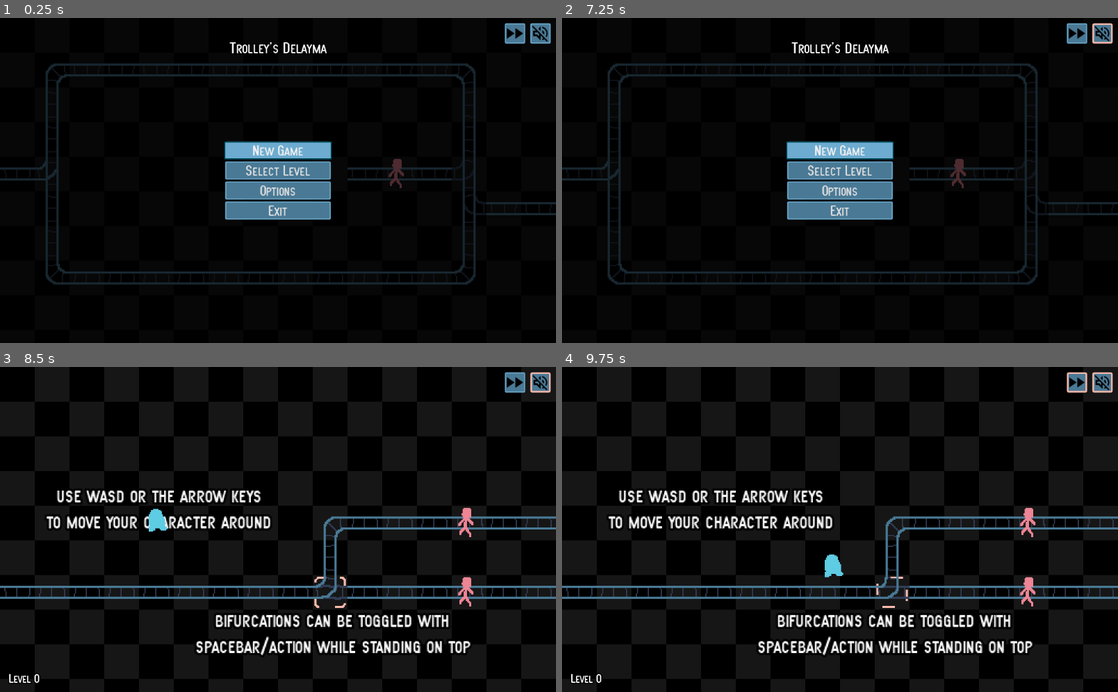
Above: before the commit, frames 1-4 (two rows, left to right).
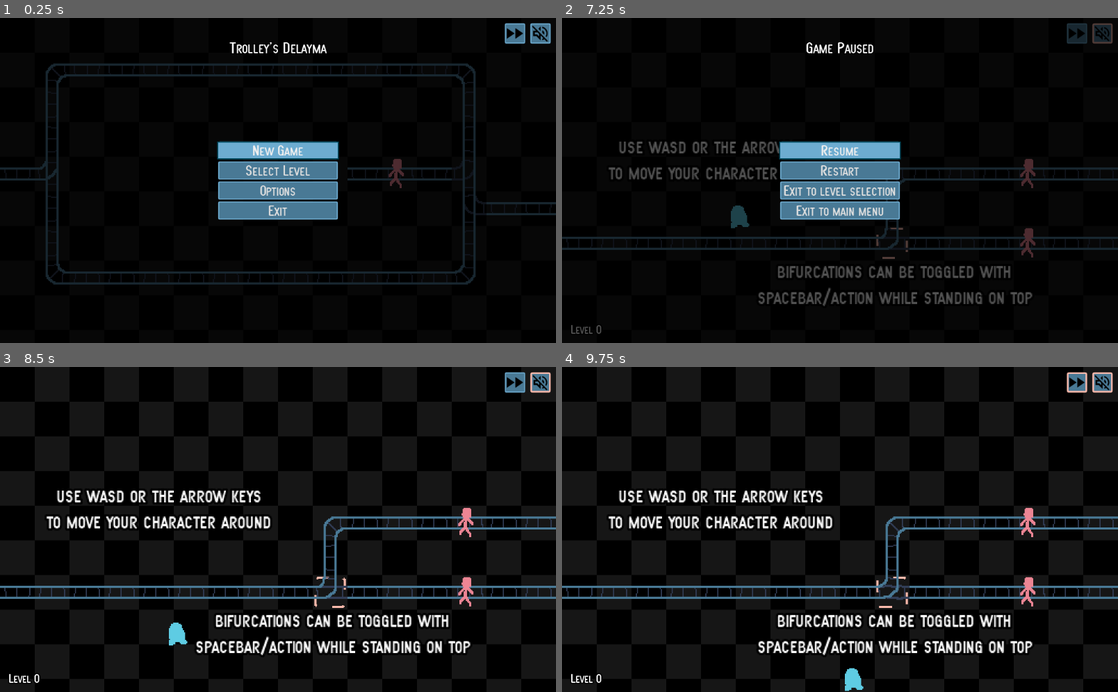
Above: after the commit, the same moments.

Repository: albertnez/ld50
Game: Godot game, scene res://scenes/main_menu_handler.tscn
Two runs of this game, one before a commit and one after it. Both use one fixed random seed, a clock stepped at 60 frames per second and the inputs below.
Inputs (mouse positions are in pixels of both pictures, inside the frame that each line leads up to):
- Up to frame 1 (0.25 s): no input
- Up to frame 2 (7.25 s): click "New Game" at 0.5 s; click (1079, 34) at 1.25 s; click (1101, 34) at 2 s; tap Enter (restart) at 2.75, 5.75, 6.4 s; move the mouse to (962, 164) at 2.77 s; hold Right (ui_right) 2.78-3.53 s; move the mouse to (728, 196) at 3.52 s; hold Down (ui_down) 3.53-4.28 s; move the mouse to (895, 109) at 4.27 s; hold Right (ui_right) 4.28-5.03 s; move the mouse to (812, 245) at 5.02 s; hold F (fast_forward) 5.03-5.78 s; move the mouse to (1006, 229) at 5.77 s; hold Left (ui_left) from 5.78 s (still down); move the mouse to (673, 131) at 6.52 s; tap Escape (ui_cancel) at 7.15 s
- Up to frame 3 (8.5 s): release Left (ui_left) at 7.25 s; click (278, 500) at 7.25 s, where only the run after the commit has a clickable "Resume"; move the mouse to (305, 529) at 8.02 s; hold Down (ui_down) from 8.03 s (still down)
- Up to frame 4 (9.75 s): move the mouse to (756, 448) at 8.77 s; release Down (ui_down) at 8.78 s; hold Right (ui_right) 8.78-9.53 s; move the mouse to (962, 513) at 9.52 s; hold F (fast_forward) from 9.53 s (still down)

The runs differ from the first frame. In frame 1, 0.7% of the frame differs, in the area x 39-61%, y 37-63%; in frame 2, 11%, in the area x 0-100%, y 1-98%; in frame 3, 0.4%; in frame 4, 0.4%.

Commit message:
Added pause menu

Diff:
--- a/scenes/event_bus.gd
+++ b/scenes/event_bus.gd
@@ -7,6 +7,8 @@
 	MAIN_GAME,
 }
 signal change_menu_scene(target_menu_scene, starting_level)
+# Pause stuff
+signal resume_game()
 
 # Other stuff.
 signal trolley_crashed()
--- a/scenes/global_state.gd
+++ b/scenes/global_state.gd
@@ -7,7 +7,8 @@
 
 var level_completed = false
 var level_lost = false
-var in_main_menu = false
+var in_main_menu = true
+var menu_scene = EventBus.TargetMenuScene.MAIN_MENU
 var level = 0
 var in_true_end = false
 
@@ -124,6 +125,11 @@
 	return level == LEVEL_LIST.size()-1
 
 
+func jumping_from_game_to_menu(target_menu_scene: int):
+	in_main_menu = true
+	menu_scene = target_menu_scene
+
+
 func _init() -> void:
 	_load_data()
 
--- a/scenes/main_menu_handler.gd
+++ b/scenes/main_menu_handler.gd
@@ -11,11 +11,15 @@
 	# We instance the trolley in the main menu.
 	EventBus.emit_signal("trolley_created_later")
 
+	if GlobalState.menu_scene != EventBus.TargetMenuScene.MAIN_MENU:
+		_on_EventBus_change_menu_scene(GlobalState.menu_scene, -1)
+
 
 func _on_EventBus_change_menu_scene(target_scene: int, starting_level: int) -> void:
 	match target_scene:
 		EventBus.TargetMenuScene.MAIN_GAME:
 			GlobalState.level_selected_in_menu = starting_level
+			GlobalState.in_main_menu = false
 			var new_pack : PackedScene = load("res://scenes/world.tscn")
 			if get_tree().change_scene_to(new_pack) != OK:
 				print("Error changing scene to world_scene")
--- a/scenes/ui/menu.gd
+++ b/scenes/ui/menu.gd
@@ -19,11 +19,9 @@
 	return
 
 
-
 func _on_SelectLevelButton_pressed() -> void:
 	EventBus.emit_signal("change_menu_scene", EventBus.TargetMenuScene.LEVEL_SELECT, 0)
 
 
-
 func _on_ExitButton_pressed() -> void:
 	get_tree().quit()
--- a/scenes/ui/menu.tscn
+++ b/scenes/ui/menu.tscn
@@ -17,26 +17,27 @@
 margin_left = -97.0
 margin_right = 97.0
 grow_horizontal = 2
+rect_min_size = Vector2( 220, 0 )
 alignment = 1
 
 [node name="NewGameButton" type="Button" parent="VBoxContainer"]
 unique_name_in_owner = true
 margin_top = 228.0
-margin_right = 194.0
+margin_right = 220.0
 margin_bottom = 261.0
 text = "New Game"
 script = ExtResource( 3 )
 
 [node name="SelectLevelButton" type="Button" parent="VBoxContainer"]
 margin_top = 265.0
-margin_right = 194.0
+margin_right = 220.0
 margin_bottom = 298.0
 text = "Select Level"
 script = ExtResource( 3 )
 
 [node name="OptionsButton" type="Button" parent="VBoxContainer"]
 margin_top = 302.0
-margin_right = 194.0
+margin_right = 220.0
 margin_bottom = 335.0
 text = "Options"
 script = ExtResource( 3 )
@@ -44,7 +45,7 @@
 [node name="ExitButton" type="Button" parent="VBoxContainer"]
 unique_name_in_owner = true
 margin_top = 339.0
-margin_right = 194.0
+margin_right = 220.0
 margin_bottom = 372.0
 text = "Exit"
 script = ExtResource( 3 )
--- /dev/null
+++ b/scenes/ui/pause.gd
@@ -0,0 +1,37 @@
+extends Control
+
+onready var _resume_button := $"%ResumeButton"
+
+
+# Called when the node enters the scene tree for the first time.
+func _ready() -> void:
+	_resume_button.grab_focus()
+
+
+func _input(event: InputEvent) -> void:
+	if not visible:
+		return
+	if event.is_action_pressed("ui_cancel"):
+		get_tree().set_input_as_handled()
+		EventBus.emit_signal("resume_game")
+
+
+func _on_ResumeButton_pressed() -> void:
+	EventBus.emit_signal("resume_game")
+
+
+func _on_RestartButton_pressed() -> void:
+	EventBus.emit_signal("level_restart")
+
+
+func _on_QuitToLevelSelectionButton_pressed() -> void:
+	EventBus.emit_signal("change_menu_scene", EventBus.TargetMenuScene.LEVEL_SELECT, -1)
+
+
+func _on_QuitToMainMenuButton_pressed() -> void:
+	EventBus.emit_signal("change_menu_scene", EventBus.TargetMenuScene.MAIN_MENU, -1)
+
+
+func _on_Pause_visibility_changed() -> void:
+	if visible:
+		_resume_button.grab_focus()
--- /dev/null
+++ b/scenes/ui/pause.tscn
@@ -0,0 +1,71 @@
+[gd_scene load_steps=4 format=2]
+
+[ext_resource path="res://scenes/ui/button_hover_gets_focused.gd" type="Script" id=1]
+[ext_resource path="res://scenes/ui/pause.gd" type="Script" id=2]
+[ext_resource path="res://assets/theme/new_theme.tres" type="Theme" id=3]
+
+[node name="Pause" type="Control"]
+anchor_right = 1.0
+anchor_bottom = 1.0
+theme = ExtResource( 3 )
+script = ExtResource( 2 )
+
+[node name="BackgroundDimmer" type="ColorRect" parent="."]
+anchor_right = 1.0
+anchor_bottom = 1.0
+color = Color( 0, 0, 0, 0.67451 )
+
+[node name="VBoxContainer" type="VBoxContainer" parent="."]
+anchor_left = 0.5
+anchor_right = 0.5
+anchor_bottom = 1.0
+margin_left = -97.0
+margin_right = 97.0
+grow_horizontal = 2
+rect_min_size = Vector2( 220, 0 )
+alignment = 1
+
+[node name="ResumeButton" type="Button" parent="VBoxContainer"]
+unique_name_in_owner = true
+margin_top = 228.0
+margin_right = 220.0
+margin_bottom = 261.0
+text = "Resume"
+script = ExtResource( 1 )
+
+[node name="RestartButton" type="Button" parent="VBoxContainer"]
+unique_name_in_owner = true
+margin_top = 265.0
+margin_right = 220.0
+margin_bottom = 298.0
+text = "Restart"
+script = ExtResource( 1 )
+
+[node name="QuitToLevelSelectionButton" type="Button" parent="VBoxContainer"]
+unique_name_in_owner = true
+margin_top = 302.0
+margin_right = 220.0
+margin_bottom = 335.0
+text = "Exit to level selection"
+script = ExtResource( 1 )
+
+[node name="QuitToMainMenuButton" type="Button" parent="VBoxContainer"]
+unique_name_in_owner = true
+margin_top = 339.0
+margin_right = 220.0
+margin_bottom = 372.0
+text = "Exit to main menu"
+script = ExtResource( 1 )
+
+[node name="TitleLabel" type="Label" parent="."]
+anchor_right = 1.0
+margin_top = 40.0
+margin_bottom = 14.0
+text = "Game Paused"
+align = 1
+
+[connection signal="visibility_changed" from="." to="." method="_on_Pause_visibility_changed"]
+[connection signal="pressed" from="VBoxContainer/ResumeButton" to="." method="_on_ResumeButton_pressed"]
+[connection signal="pressed" from="VBoxContainer/RestartButton" to="." method="_on_RestartButton_pressed"]
+[connection signal="pressed" from="VBoxContainer/QuitToLevelSelectionButton" to="." method="_on_QuitToLevelSelectionButton_pressed"]
+[connection signal="pressed" from="VBoxContainer/QuitToMainMenuButton" to="." method="_on_QuitToMainMenuButton_pressed"]
--- a/scenes/world.gd
+++ b/scenes/world.gd
@@ -11,6 +11,8 @@
 onready var _trolley_timer := $LevelStartTrolleyTimer
 onready var _level_completed_timer := $LevelCompletedTimer
 
+onready var _pause_menu := $"%Pause"
+
 const trolley_packed_scene := preload("res://scenes/trolley.tscn")
 
 func _ready() -> void:
@@ -18,6 +20,11 @@
 	_s = EventBus.connect("trolley_created_later", _trolley_timer, "start", [1.0])
 	_s = EventBus.connect("level_restart", self, "_on_EventBus_level_restart")
 	_s = EventBus.connect("level_completed", self, "_on_EventBus_level_completed")
+
+	_s = EventBus.connect("resume_game", self, "_toggle_pause", [false])
+	_s = EventBus.connect("level_restart", self, "_toggle_pause", [false])
+	if not GlobalState.in_main_menu:
+		_s = EventBus.connect("change_menu_scene", self, "_goto_main_menu")
 
 	_current_level = GlobalState.level_selected_in_menu
 
@@ -56,9 +63,19 @@
 func _unhandled_input(event: InputEvent) -> void:
 	if event.is_action_pressed("ui_cancel"):
 		get_tree().set_input_as_handled()
-		if get_tree().change_scene_to(load("res://scenes/main_menu_handler.tscn")) != OK:
-			print("Error going from game to menu")
-		return
+		_toggle_pause(true)
+
+
+func _toggle_pause(paused: bool) -> void:
+	get_tree().paused = paused
+	_pause_menu.visible = paused
+
+
+func _goto_main_menu(target_scene: int, _unused_target_level: int) -> void:
+	GlobalState.jumping_from_game_to_menu(target_scene)
+	if get_tree().change_scene_to(load("res://scenes/main_menu_handler.tscn")) != OK:
+		print("Error going from game to menu")
+	return
 
 
 func _process(_delta: float) -> void:
--- a/scenes/world.tscn
+++ b/scenes/world.tscn
@@ -11,6 +11,7 @@
 [ext_resource path="res://assets/audio/trolley_crash.wav" type="AudioStream" id=9]
 [ext_resource path="res://scenes/audio_controller.gd" type="Script" id=10]
 [ext_resource path="res://assets/audio/click.wav" type="AudioStream" id=11]
+[ext_resource path="res://scenes/ui/pause.tscn" type="PackedScene" id=12]
 
 [node name="World" type="Node2D"]
 script = ExtResource( 1 )
@@ -55,4 +56,9 @@
 
 [node name="ButtonsAlwaysShown" parent="CanvasLayer" instance=ExtResource( 4 )]
 
+[node name="Pause" parent="CanvasLayer" instance=ExtResource( 12 )]
+pause_mode = 2
+unique_name_in_owner = true
+visible = false
+
 [connection signal="timeout" from="LevelStartTrolleyTimer" to="." method="_on_Any_trolley_created_later"]
Not shown: 1 places in scenes/world.tscn that only renumber resources
